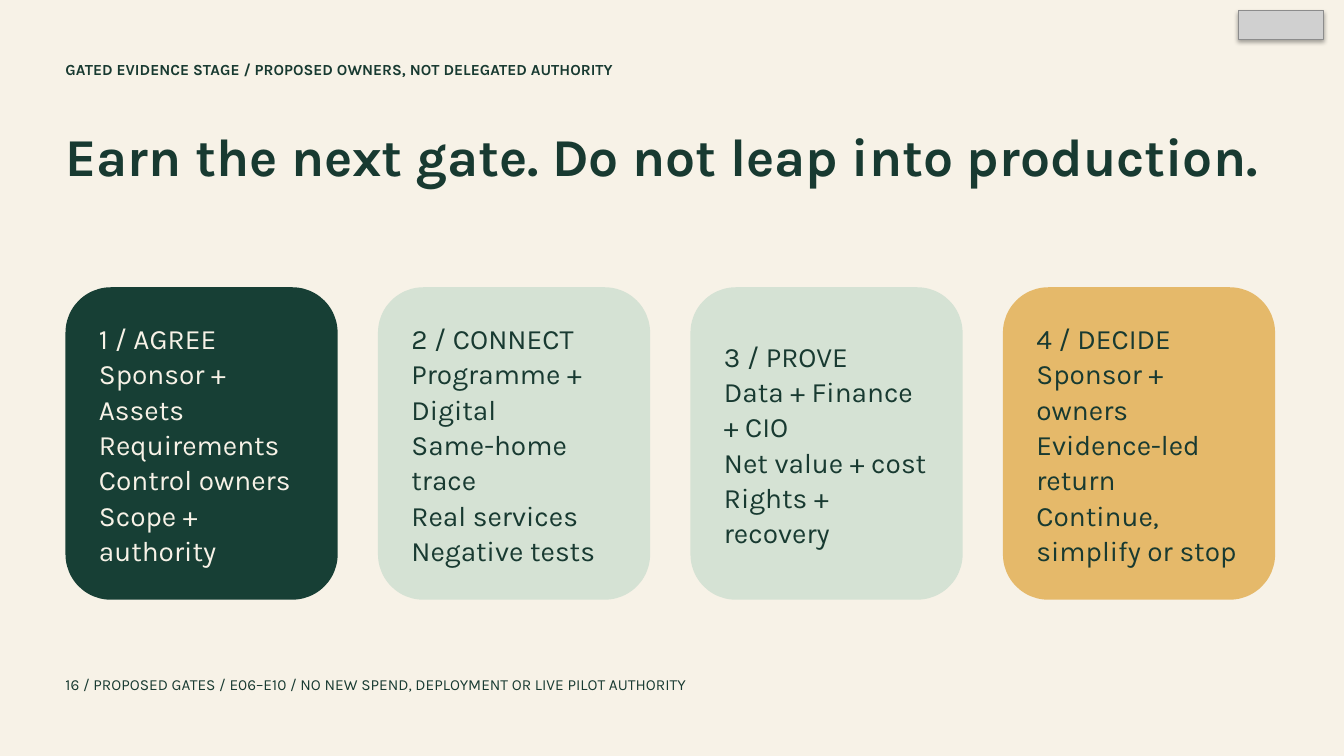
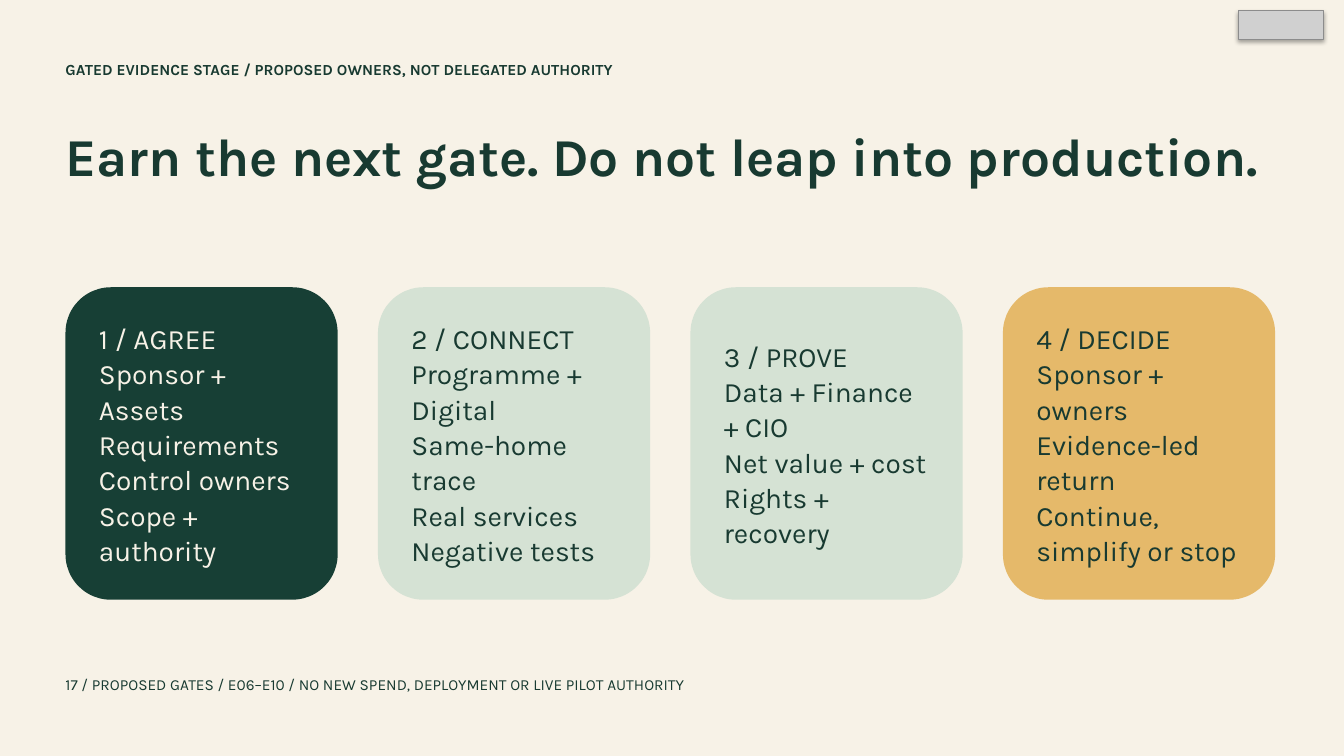
Before and after one commit to jmservera/ama, a slide deck: slide 17 of docs/capstone/deck/zava-forward-executive-draft.pptx (slide 16 before the commit). Drawn at 1344x756 pixels with LibreOffice and Linux fonts; fonts in the diff are those of the drawing; grey boxes stand for pictures. Boxes give left, top, right and bottom in pixels: in the first picture for what was removed or moved away, otherwise in the second. Text is boxed around its words. In the diff, an @@ line names an element or a change of style, - is before the commit and + after.

```diff
--- a/docs/capstone/deck/zava-forward-executive-draft.pptx
+++ b/docs/capstone/deck/zava-forward-executive-draft.pptx
@@ text at bbox=[65, 680, 684, 692]: text changed @@
-16 / PROPOSED GATES / E06–E10 / NO NEW SPEND, DEPLOYMENT OR LIVE PILOT AUTHORITY
+17 / PROPOSED GATES / E06–E10 / NO NEW SPEND, DEPLOYMENT OR LIVE PILOT AUTHORITY
```
Also in this commit, not shown: 8 other slides changed, 1 slide added, 27 other files.
